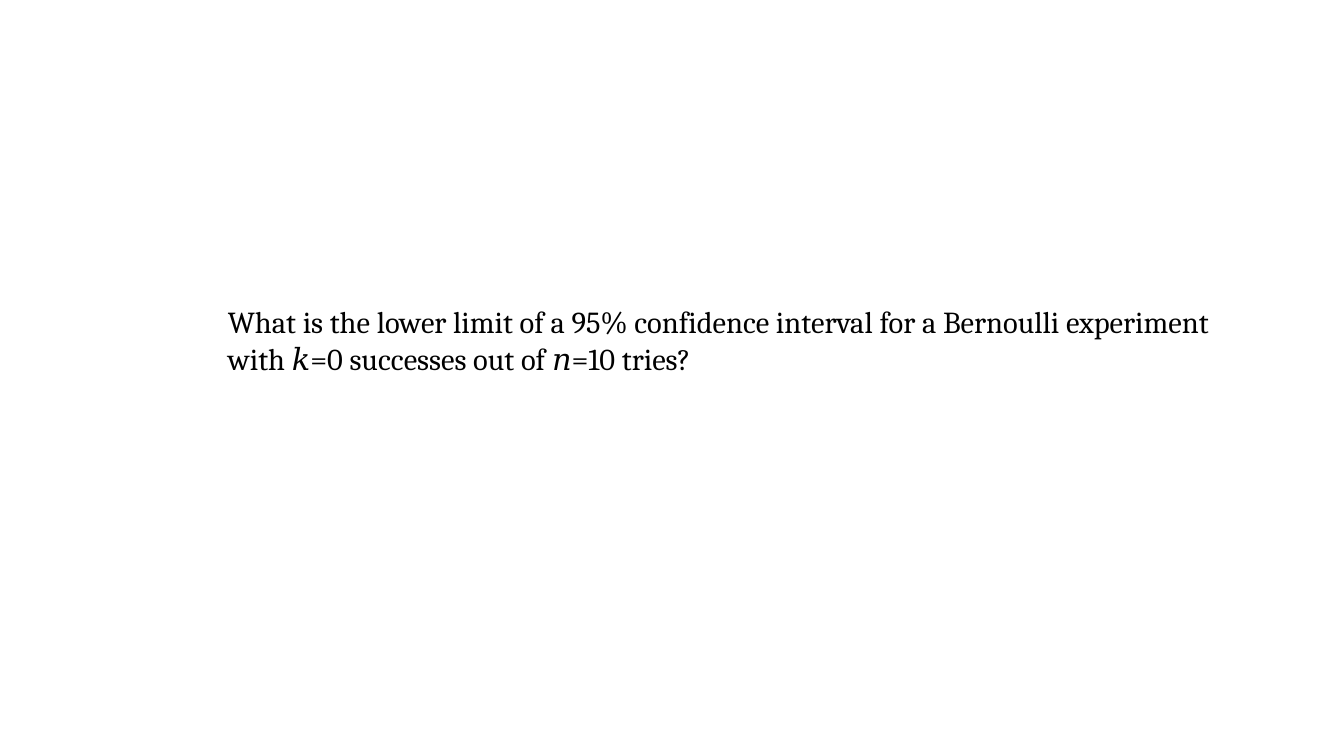
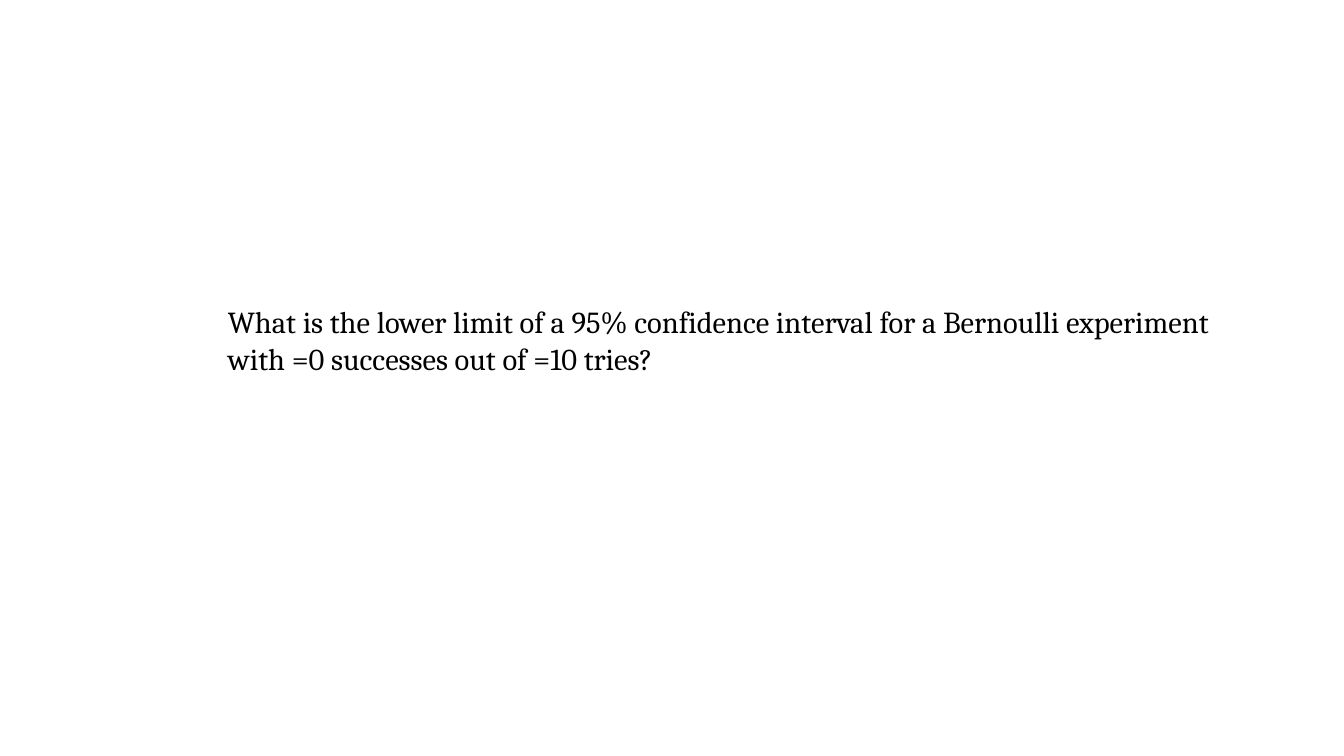
Before and after one commit to pvermees/geostats, a slide deck: slide 44 of slides/quizzes.odp. Drawn at 1344x756 pixels with LibreOffice and Linux fonts; fonts in the diff are those of the drawing. Boxes give left, top, right and bottom in pixels: in the first picture for what was removed or moved away, otherwise in the second. Text is boxed around its words. In the diff, an @@ line names an element or a change of style, - is before the commit and + after.

```diff
--- a/slides/quizzes.odp
+++ b/slides/quizzes.odp
@@ text at <box>228,311,1209,371</box>: text changed @@
-What is the lower limit of a 95% confidence interval for a Bernoulli experiment with 𝑘=0 successes out of 𝑛=10 tries?
+What is the lower limit of a 95% confidence interval for a Bernoulli experiment with =0 successes out of =10 tries?
```
Also in this commit, not shown: 11 other slides changed, 1 slide added, 1 slide removed, 8 other files.
